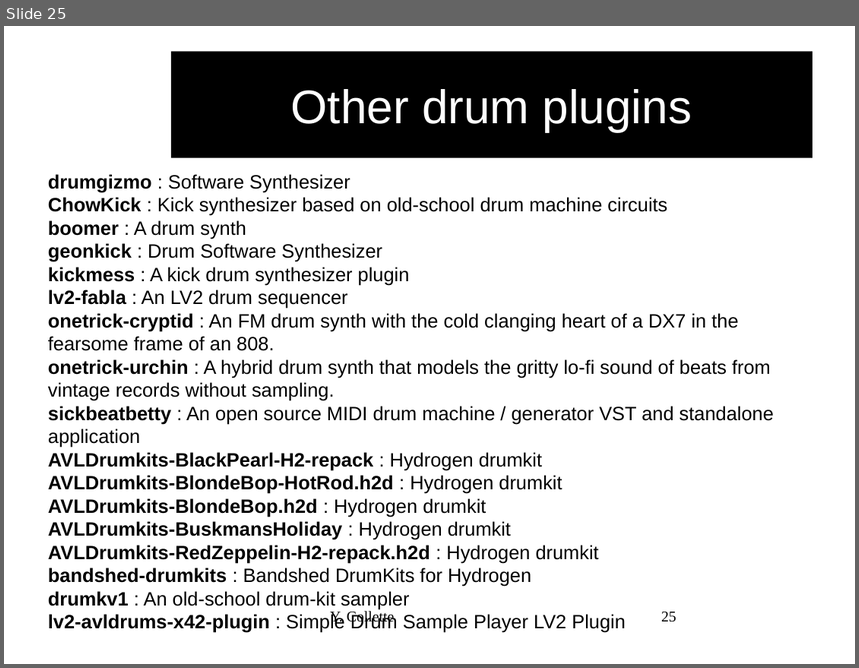
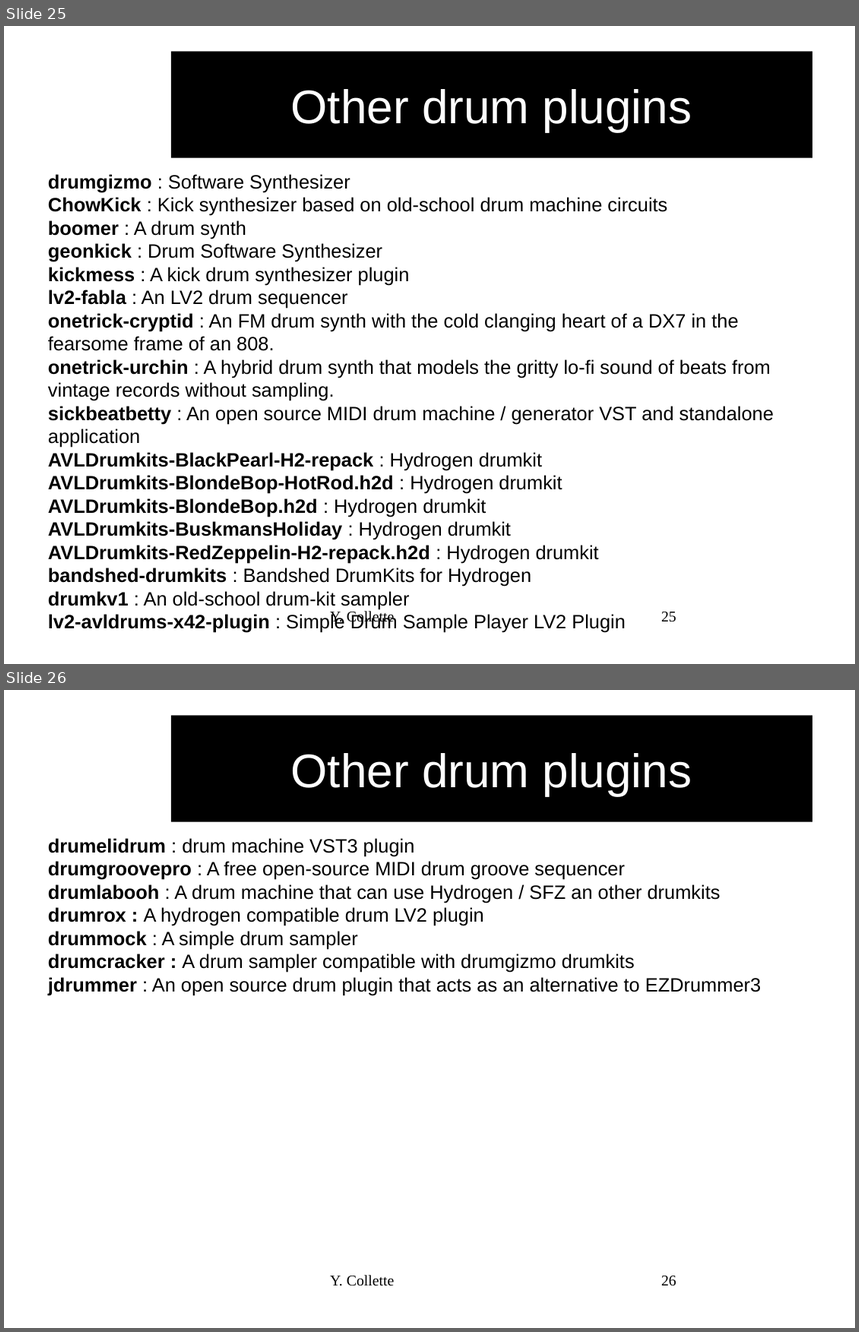
Before and after one commit to audinux/audinux.github.io, a slide deck: workshop/audio/Hydrogen.odp. Shown one above the other, each under a label of ours: slide 25 before the commit, slides 25 and 26 after it. The pictures are 859x668 and 859x1332 pixels, drawn with LibreOffice and Linux fonts; fonts in the diff are those of the drawing; background and template pictures are left out. Boxes give left, top, right and bottom in pixels: in the first picture for what was removed or moved away, otherwise in the second. Text is boxed around its words. In the diff, an @@ line names an element or a change of style, - is before the commit and + after.

Commit message:
update some slides

```diff
--- a/workshop/audio/Hydrogen.odp
+++ b/workshop/audio/Hydrogen.odp
@@ slide 26 added at (4,690,855,1328), background #FFFFFF @@
@@ title added at (172,716,813,822), fill #000000, 44 pt, text #FFFFFF @@
+Other drum plugins
@@ text added at (48,838,761,996), 18 pt, text #000000 @@
+drumelidrum : drum machine VST3 plugin
+drumgroovepro : A free open-source MIDI drum groove sequencer
+drumlabooh : A drum machine that can use Hydrogen / SFZ an other drumkits
+drumrox : A hydrogen compatible drum LV2 plugin
+drummock : A simple drum sampler
+drumcracker : A drum sampler compatible with drumgizmo drumkits
+jdrummer : An open source drum plugin that acts as an alternative to EZDrummer3
@@ text added at (330,1275,395,1287), 14 pt, text #000000 @@
+Y. Collette
@@ page number added at (661,1276,677,1287), 14 pt, text #000000 @@
+26
```
Also in this commit, not shown: 4 other files.
